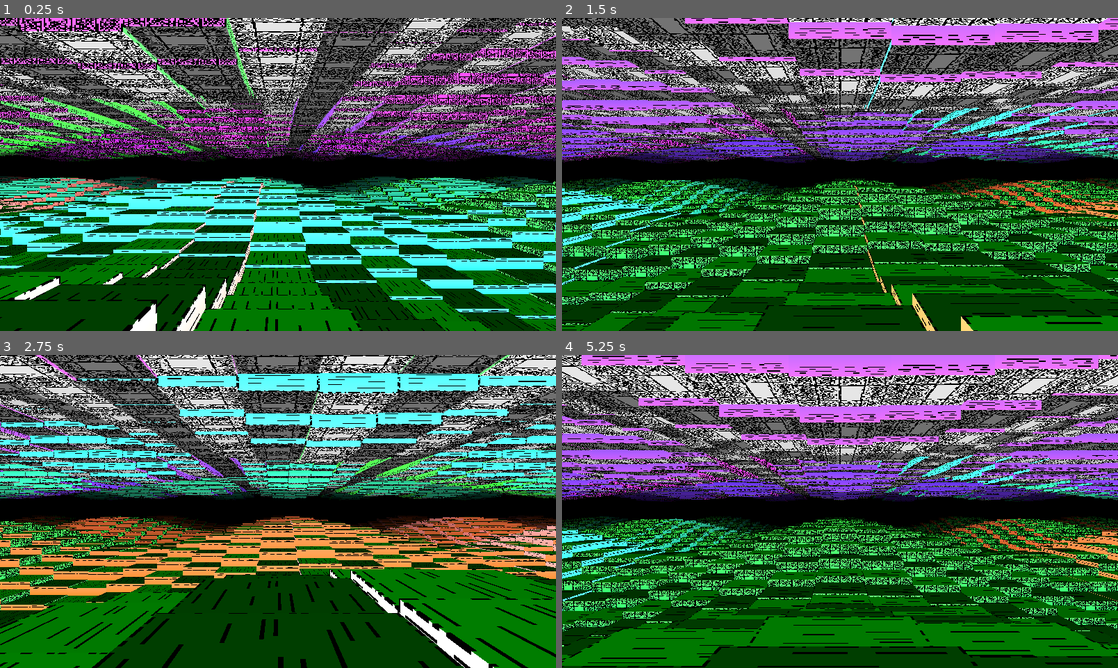
Above: before the commit, frames 1-4 (two rows, left to right).
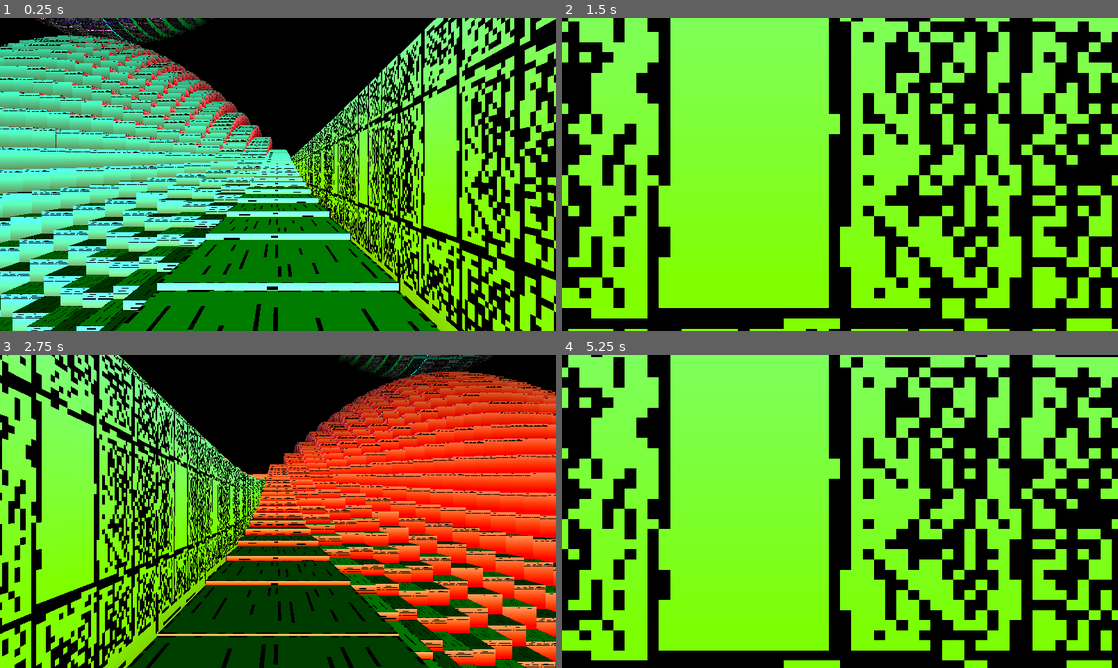
Above: after the commit, the same moments.

Repository: paulguy/3d-dungeon-test
Game: Godot game, scene res://terrain map.tscn
The game is run twice, just before and just after one commit, with the same random seed, the same clock (stepped at 60 frames per second) and the same inputs.
Inputs:
- Up to frame 1 (0.25 s): no input
- Up to frame 2 (1.5 s): tap Enter at 0.5 s; hold Right (turn right) 0.53-1.28 s; tap Space at 1.25 s; hold Down (back) from 1.28 s (still down)
- Up to frame 3 (2.75 s): tap Enter at 2 s; release Down (back) at 2.03 s; hold Right (turn right) from 2.03 s (still down)
- Up to frame 4 (5.25 s): tap Space at 2.75, 4.25 s; release Right (turn right) at 2.78 s; hold Up (forward) 2.78-3.53 s; tap Enter at 3.5 s; hold Left (turn left) 3.53-5.03 s; hold Down (back) from 5.03 s (still down)

The runs differ from the first frame. In frame 1, 81% of the frame differs, in the area x 0-100%, y 0-100%; in frame 2, 89%; in frame 3, 81%; in frame 4, 89%.

Commit message:
Redo shader to use a bunch of if/else blocks.
Previously was doing things all arithmetically, but this was resulting
in doing a lot of operations which the result was just being thrown away
in theory (though not always, resulting in visual glitches), and it
turned out to be slower anyway.

Diff:
--- a/terrain map.gd
+++ b/terrain map.gd
@@ -26,6 +26,89 @@
 var ceiling_east_west_hues : Image
 var ceiling_east_west_biases : Image
 var ceiling_side_texture_offsets : Image
+
+func test_init(face_heights : Image, face_offsets : Image,
+			   face_hues_and_biases : Image,
+			   floor_north_south_hues : Image, floor_north_south_biases : Image,
+			   floor_east_west_hues : Image, floor_east_west_biases : Image,
+			   floor_side_texture_offsets : Image,
+			   ceiling_north_south_hues : Image, ceiling_north_south_biases : Image,
+			   ceiling_east_west_hues : Image, ceiling_east_west_biases : Image,
+			   ceiling_side_texture_offsets : Image):
+	floor_side_texture_offsets.fill(Color(1.0, 0.0, 1.0, 3.0))
+	floor_north_south_hues.fill(	Color(0.2, 0.4, 0.6, 0.8))
+	floor_north_south_biases.fill(Color(1.5, 0.5, 1.5, 0.5))
+	floor_east_west_hues.fill(Color(0.1, 0.3, 0.5, 0.7))
+	floor_east_west_biases.fill(Color(1.5, 0.5, 1.5, 0.5))
+	ceiling_north_south_hues.fill(Color(0.5, 0.6, 0.8, 1.0))
+	ceiling_north_south_biases.fill(Color(0.5, 1.5, 0.5, 1.5))
+	ceiling_east_west_hues.fill(Color(0.3, 0.5, 0.7, 0.9))
+	ceiling_east_west_biases.fill(Color(0.5, 1.5, 0.5, 1.5))
+	ceiling_side_texture_offsets.fill(Color(0.0, 2.0, 3.0, 2.0))
+	face_offsets.fill(Color(0.0, 3.0, 0.0, 0.0))
+
+	for y in TEST_WORLD_WIDTH:
+		for x in TEST_WORLD_HEIGHT:
+			var div : float = ((y * TEST_WORLD_WIDTH) + x) % 2 + 1
+			face_hues_and_biases.set_pixel(x, y, Color(0.5,
+													   0.5 / div,
+													   0.0,
+													   1.0 / div))
+			face_heights.set_pixel(x, y, Color(21.0,
+											   (sin(x / 10.0) * cos(y / 10.0)) * 10.0 + 10.5,
+											   -(sin(x / 10.0) * cos(y / 10.0)) * 10.0 - 10.5,
+											   -21.0))
+
+func rescale_colors(face_heights : Image,
+					face_hues_and_biases : Image,
+					floor_north_south_hues : Image,
+					floor_north_south_biases : Image,
+					floor_east_west_hues : Image,
+					floor_east_west_biases : Image,
+					ceiling_north_south_hues : Image,
+					ceiling_north_south_biases : Image,
+					ceiling_east_west_hues : Image,
+					ceiling_east_west_biases : Image):
+	for y in TEST_WORLD_WIDTH:
+		for x in TEST_WORLD_HEIGHT:
+			var height : Color = face_heights.get_pixel(x, y)
+			var n_height : Color = face_heights.get_pixel(x, y - 1)
+			var e_height : Color = face_heights.get_pixel(x + 1, y)
+			var s_height : Color = face_heights.get_pixel(x, y + 1)
+			var w_height : Color = face_heights.get_pixel(x - 1, y)
+			var f_ns_hue : Color = floor_north_south_hues.get_pixel(x, y)
+			var f_ns_bias : Color = floor_north_south_biases.get_pixel(x, y)
+			var f_ew_hue : Color = floor_east_west_hues.get_pixel(x, y)
+			var f_ew_bias : Color = floor_east_west_biases.get_pixel(x, y)
+			var c_ns_hue : Color = ceiling_north_south_hues.get_pixel(x, y)
+			var c_ns_bias : Color = ceiling_north_south_biases.get_pixel(x, y)
+			var c_ew_hue : Color = ceiling_east_west_hues.get_pixel(x, y)
+			var c_ew_bias : Color = ceiling_east_west_biases.get_pixel(x, y)
+
+			f_ns_hue.g = f_ns_hue.r + ((f_ns_hue.g - f_ns_hue.r) * ((height.b - height.a) / (n_height.b - height.b)))
+			f_ns_hue.a = f_ns_hue.b + ((f_ns_hue.a - f_ns_hue.b) * ((height.b - height.a) / (s_height.b - height.b)))
+			floor_north_south_hues.set_pixel(x, y, f_ns_hue)
+			f_ns_bias.g = f_ns_bias.r + ((f_ns_bias.g - f_ns_bias.r) * ((height.b - height.a) / (n_height.b - height.b)))
+			f_ns_bias.a = f_ns_bias.b + ((f_ns_bias.a - f_ns_bias.b) * ((height.b - height.a) / (s_height.b - height.b)))
+			floor_north_south_biases.set_pixel(x, y, f_ns_bias)
+			f_ew_hue.g = f_ew_hue.r + ((f_ew_hue.g - f_ew_hue.r) * ((height.b - height.a) / (e_height.b - height.b)))
+			f_ew_hue.a = f_ew_hue.b + ((f_ew_hue.a - f_ew_hue.b) * ((height.b - height.a) / (w_height.b - height.b)))
+			floor_east_west_hues.set_pixel(x, y, f_ew_hue)
+			f_ew_bias.g = f_ew_bias.r + ((f_ew_bias.g - f_ew_bias.r) * ((height.b - height.a) / (e_height.b - height.b)))
+			f_ew_bias.a = f_ew_bias.b + ((f_ew_bias.a - f_ew_bias.b) * ((height.b - height.a) / (w_height.b - height.b)))
+			floor_east_west_biases.set_pixel(x, y, f_ew_bias)
+			c_ns_hue.r = c_ns_hue.g + ((c_ns_hue.r - c_ns_hue.g) * ((height.r - height.g) / (height.g - n_height.g)))
+			c_ns_hue.b = c_ns_hue.a + ((c_ns_hue.b - c_ns_hue.a) * ((height.r - height.g) / (height.g - s_height.g)))
+			ceiling_north_south_hues.set_pixel(x, y, c_ns_hue)
+			c_ns_bias.r = c_ns_bias.g + ((c_ns_bias.r - c_ns_bias.g) * ((height.r - height.g) / (height.g - n_height.g)))
+			c_ns_bias.b = c_ns_bias.a + ((c_ns_bias.b - c_ns_bias.a) * ((height.r - height.g) / (height.g - s_height.g)))
+			ceiling_north_south_biases.set_pixel(x, y, c_ns_bias)
+			c_ew_hue.r = c_ew_hue.g + ((c_ew_hue.r - c_ew_hue.g) * ((height.r - height.g) / (height.g - e_height.g)))
+			c_ew_hue.b = c_ew_hue.a + ((c_ew_hue.b - c_ew_hue.a) * ((height.r - height.g) / (height.g - w_height.g)))
+			ceiling_east_west_hues.set_pixel(x, y, c_ew_hue)
+			c_ew_bias.r = c_ew_bias.g + ((c_ew_bias.r - c_ew_bias.g) * ((height.r - height.g) / (height.g - e_height.g)))
+			c_ew_bias.b = c_ew_bias.a + ((c_ew_bias.b - c_ew_bias.a) * ((height.r - height.g) / (height.g - w_height.g)))
+			ceiling_east_west_biases.set_pixel(x, y, c_ew_bias)
 
 func _ready():
 	face_heights = Image.create_empty(TEST_WORLD_WIDTH, TEST_WORLD_HEIGHT, false, Image.FORMAT_RGBAF)
@@ -42,29 +125,30 @@
 	ceiling_east_west_biases = Image.create_empty(TEST_WORLD_WIDTH, TEST_WORLD_HEIGHT, false, Image.FORMAT_RGBAF)
 	ceiling_side_texture_offsets = Image.create_empty(TEST_WORLD_WIDTH, TEST_WORLD_HEIGHT, false, Image.FORMAT_RGBAF)
 
-	floor_north_south_hues.fill(Color(0.2, 0.4, 0.6, 0.8))
-	floor_north_south_biases.fill(Color(1.5, 0.5, 1.5, 0.5))
-	floor_east_west_hues.fill(Color(0.1, 0.3, 0.5, 0.7))
-	floor_east_west_biases.fill(Color(1.5, 0.5, 1.5, 0.5))
-	floor_side_texture_offsets.fill(Color(1.0, 0.0, 1.0, 3.0))
-	ceiling_north_south_hues.fill(Color(0.5, 0.6, 0.8, 1.0))
-	ceiling_north_south_biases.fill(Color(0.5, 1.5, 0.5, 1.5))
-	ceiling_east_west_hues.fill(Color(0.3, 0.5, 0.7, 0.9))
-	ceiling_east_west_biases.fill(Color(0.5, 1.5, 0.5, 1.5))
-	ceiling_side_texture_offsets.fill(Color(0.0, 2.0, 3.0, 2.0))
-	face_offsets.fill(Color(0.0, 3.0, 0.0, 0.0))
-
-	for y in TEST_WORLD_WIDTH:
-		for x in TEST_WORLD_HEIGHT:
-			var div : float = ((y * TEST_WORLD_WIDTH) + x) % 2 + 1
-			face_hues_and_biases.set_pixel(x, y, Color(0.5,
-													   0.0,
-													   0.5 / div,
-													   1.0 / div))
-			face_heights.set_pixel(x, y, Color(3.0,
-											   (sin(x / 2.0) * cos(y / 2.0)) / 2.0 + 1.5,
-											   (sin(x / 2.0) + cos(y / 2.0)) / 2.0 - 1.5,
-											   -3.0))
+	test_init(face_heights,
+			  face_offsets,
+			  face_hues_and_biases,
+			  floor_north_south_hues,
+			  floor_north_south_biases,
+			  floor_east_west_hues,
+			  floor_east_west_biases,
+			  floor_side_texture_offsets,
+			  ceiling_north_south_hues,
+			  ceiling_north_south_biases,
+			  ceiling_east_west_hues,
+			  ceiling_east_west_biases,
+			  ceiling_side_texture_offsets)
+
+	rescale_colors(face_heights,
+				  face_hues_and_biases,
+				  floor_north_south_hues,
+				  floor_north_south_biases,
+				  floor_east_west_hues,
+				  floor_east_west_biases,
+				  ceiling_north_south_hues,
+				  ceiling_north_south_biases,
+				  ceiling_east_west_hues,
+				  ceiling_east_west_biases)
 
 	terrain.set_view_parameters($'Pillar', $'Camera3D'.fov, VIEW_DEPTH, VIEW_HEIGHT,
 								load("res://textures.png"),
--- a/terrain multimesh.gdshader
+++ b/terrain multimesh.gdshader
@@ -9,15 +9,15 @@
 uniform mat3 mesh_transform;
 uniform float view_height_bias;
 
-// r = floor height
-// g = ceiling height
-// b = floor texture offset
-// a = ceiling texture_offset
+// r - ceiling top
+// g - ceiling bottom
+// b - floor top
+// a - floor bottom
 uniform sampler2D face_heights;
 uniform sampler2D face_offsets;
 // r = floor hue
-// g = ceiling hue
-// b = floor bias
+// g = floor bias
+// b = ceiling hue
 // a = ceiling bias
 uniform sampler2D face_hues_and_biases;
 // r - north top
@@ -39,8 +39,6 @@
 uniform sampler2D ceiling_east_west_biases;
 uniform sampler2D ceiling_side_texture_offsets;
 uniform sampler2D albedo_texture : filter_nearest;
-/* TODO: block heights
-*/
 
 vec3 hue2rgb(float val, float bias) {
 	// in theory, each color starts at 1.0, then a notch is cut out
@@ -93,8 +91,70 @@
 	vec4 ceil_ns_biases = texelFetch(ceiling_north_south_biases, map_pos, 0);
 	vec4 ceil_ew_hues = texelFetch(ceiling_east_west_hues, map_pos, 0);
 	vec4 ceil_ew_biases = texelFetch(ceiling_east_west_biases, map_pos, 0);
-	COLOR.rgb = (((horiz_face * ffloor_mesh) * hue2rgb(face_colors.r, face_colors.b)) +
-				 ((horiz_face * fceiling_mesh) * hue2rgb(face_colors.g, face_colors.a)) +
+
+	if(NORMAL.y > 0.1) { // top face
+		COLOR.rgb = hue2rgb(face_colors.r, face_colors.g);
+	} else if(NORMAL.y < -0.1) { // bottom face
+		COLOR.rgb = hue2rgb(face_colors.b, face_colors.a);
+	} else if(ceiling_mesh > 0) {
+		if(tnormal.z > 0.1) { // north face
+			if(VERTEX.y > 0.0) { // top vert
+				COLOR.rgb = hue2rgb(ceil_ns_hues.r, ceil_ns_biases.r);
+			} else { // bottom vert
+				COLOR.rgb = hue2rgb(ceil_ns_hues.g, ceil_ns_biases.g);
+			}
+		} else if(tnormal.x < -0.1) { // east face
+			if(VERTEX.y > 0.0) { // top vert
+				COLOR.rgb = hue2rgb(ceil_ew_hues.r, ceil_ew_biases.r);
+			} else { // bottom vert
+				COLOR.rgb = hue2rgb(ceil_ew_hues.g, ceil_ew_biases.g);
+			}
+		} else if(tnormal.z < -0.1) { // south face
+			if(VERTEX.y > 0.0) { // top vert
+				COLOR.rgb = hue2rgb(ceil_ns_hues.b, ceil_ns_biases.b);
+			} else { // bottom vert
+				COLOR.rgb = hue2rgb(ceil_ns_hues.a, ceil_ns_biases.a);
+			}
+		} else { // west face
+			if(VERTEX.y > 0.0) { // top vert
+				COLOR.rgb = hue2rgb(ceil_ew_hues.b, ceil_ew_biases.b);
+			} else { // bottom vert
+				COLOR.rgb = hue2rgb(ceil_ew_hues.a, ceil_ew_biases.a);
+			}
+		}
+	} else { // floor mesh
+		if(tnormal.z > 0.1) { // north face
+			if(VERTEX.y > 0.0) { // top vert
+				COLOR.rgb = hue2rgb(floor_ns_hues.r, floor_ns_biases.r);
+			} else { // bottom vert
+				COLOR.rgb = hue2rgb(floor_ns_hues.g, floor_ns_biases.g);
+			}
+		} else if(tnormal.x < -0.1) { // east face
+			if(VERTEX.y > 0.0) { // top vert
+				COLOR.rgb = hue2rgb(floor_ew_hues.r, floor_ew_biases.r);
+			} else { // bottom vert
+				COLOR.rgb = hue2rgb(floor_ew_hues.g, floor_ew_biases.g);
+			}
+		} else if(tnormal.z < -0.1) { // south face
+			if(VERTEX.y > 0.0) { // top vert
+				COLOR.rgb = hue2rgb(floor_ns_hues.b, floor_ns_biases.b);
+			} else { // bottom vert
+				COLOR.rgb = hue2rgb(floor_ns_hues.a, floor_ns_biases.a);
+			}
+		} else { // west face
+			if(VERTEX.y > 0.0) { // top vert
+				COLOR.rgb = hue2rgb(floor_ew_hues.b, floor_ew_biases.b);
+			} else { // bottom vert
+				COLOR.rgb = hue2rgb(floor_ew_hues.a, floor_ew_biases.a);
+			}
+		}
+	}
+
+	COLOR.rgb *= 1.0 - (world_pos.y / (max_depth + 1.0));
+
+/*  "arithmetic" approach, works worse, actually a bit slower
+	COLOR.rgb = ((top_face * hue2rgb(face_colors.r, face_colors.g)) +
+				 (bottom_face * hue2rgb(face_colors.b, face_colors.a)) +
 				 ((north_face * ffloor_mesh * top_vert) * hue2rgb(floor_ns_hues.r, floor_ns_biases.r)) +
 				 ((north_face * ffloor_mesh * bottom_vert) * hue2rgb(floor_ns_hues.g, floor_ns_biases.g)) +
 				 ((south_face * ffloor_mesh * top_vert) * hue2rgb(floor_ns_hues.b, floor_ns_biases.b)) +
@@ -112,7 +172,7 @@
 				 ((west_face * fceiling_mesh * top_vert) * hue2rgb(ceil_ew_hues.b, ceil_ew_biases.b)) +
 				 ((west_face * fceiling_mesh * bottom_vert) * hue2rgb(ceil_ew_hues.a, ceil_ew_biases.a))) *
 				(1.0 - (world_pos.y / (max_depth + 1.0)));
-
+*/
 	ivec2 tex_size = textureSize(albedo_texture, 0);
 	vec4 mesh_face_heights = texelFetch(face_heights, map_pos, 0);
 	vec4 mesh_face_offsets = texelFetch(face_offsets, map_pos, 0);
